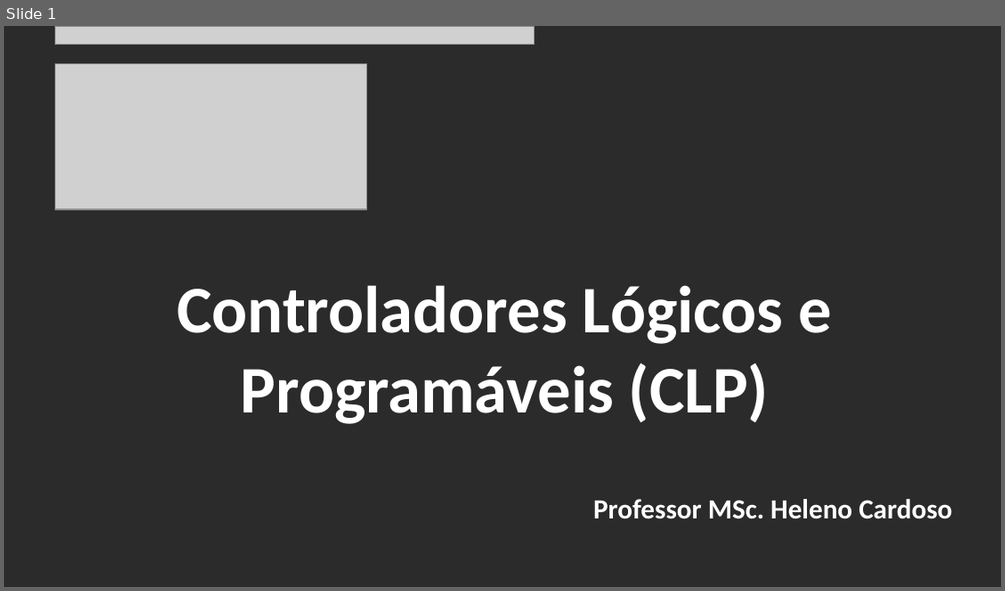
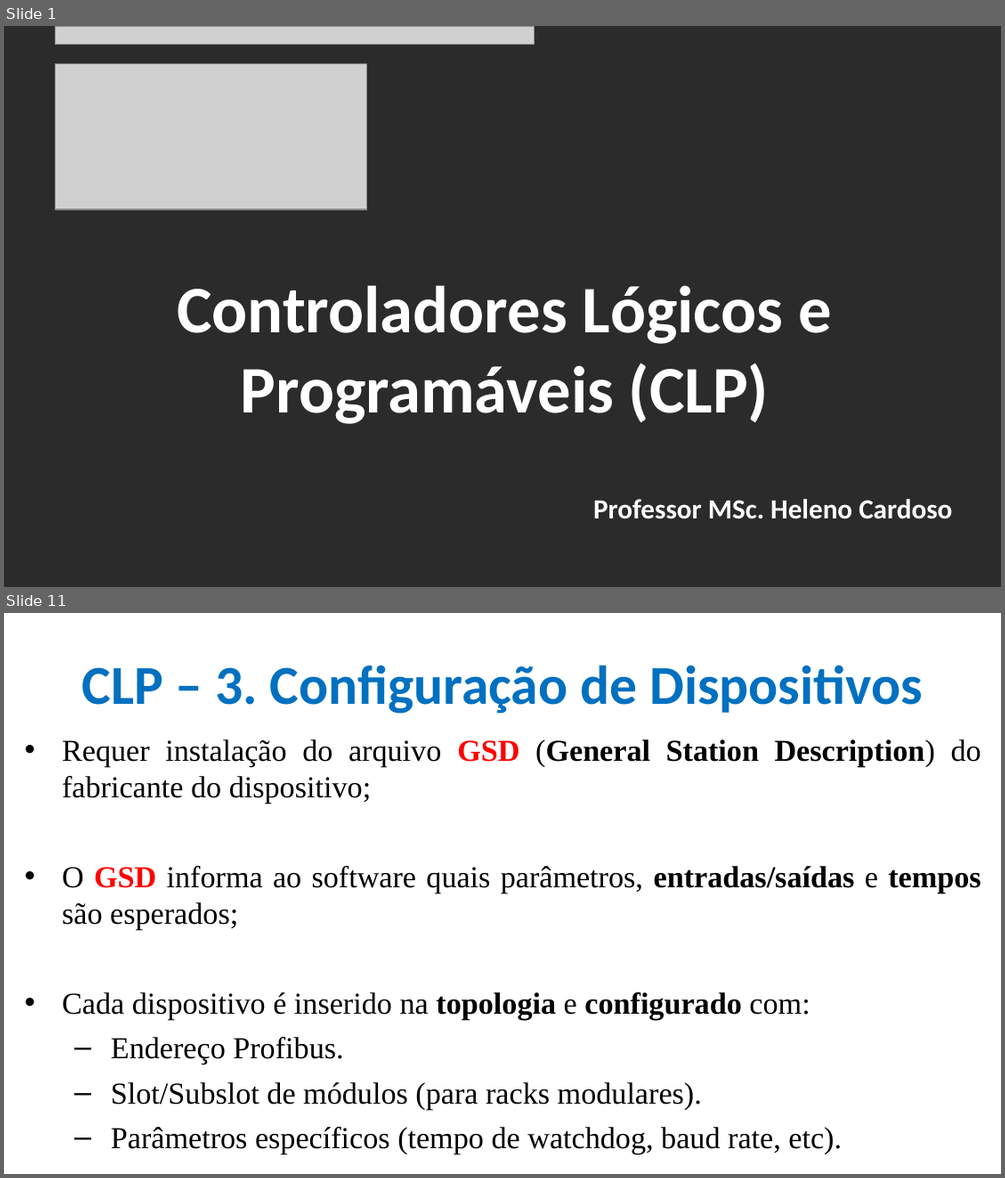
Before and after one commit to CloudEducationBrazil/WydenUniRuyControladoresLogicosProgCLP, a slide deck: 01 Classes/Aula7 - CLP - Redes Industriais PROFIBUS.pptx. Shown one above the other, each under a label of ours: slide 1 before the commit, slides 1 and 11 after it; the slides between them are not shown. The pictures are 1005x591 and 1005x1178 pixels, drawn with LibreOffice and Linux fonts; fonts in the diff are those of the drawing; grey boxes stand for pictures; background and template pictures are left out; a plain dark background stands for a picture behind light text. Boxes give left, top, right and bottom in pixels: in the first picture for what was removed or moved away, otherwise in the second. Text is boxed around its words. In the diff, an @@ line names an element or a change of style, - is before the commit and + after.

```diff
--- a/01 Classes/Aula7 - CLP - Redes Industriais PROFIBUS.pptx
+++ b/01 Classes/Aula7 - CLP - Redes Industriais PROFIBUS.pptx
@@ slide 11 added at box(4, 613, 1001, 1174), background picture (left out) @@
@@ title added at box(82, 665, 922, 714), 39.6 pt, text #0070C0, bold @@
+CLP – 3. Configuração de Dispositivos
@@ text added at box(62, 739, 981, 1154), 22 pt, text #000000 @@
+• Requer instalação do arquivo GSD (General Station Description) do fabricante do dispositivo;
+• O GSD informa ao software quais parâmetros, entradas/saídas e tempos são esperados;
+• Cada dispositivo é inserido na topologia e configurado com:
+  – Endereço Profibus.
+  – Slot/Subslot de módulos (para racks modulares).
+  – Parâmetros específicos (tempo de watchdog, baud rate, etc).
```
Also in this commit, not shown: 6 slides changed, 20 other slides added, 11 other files.
